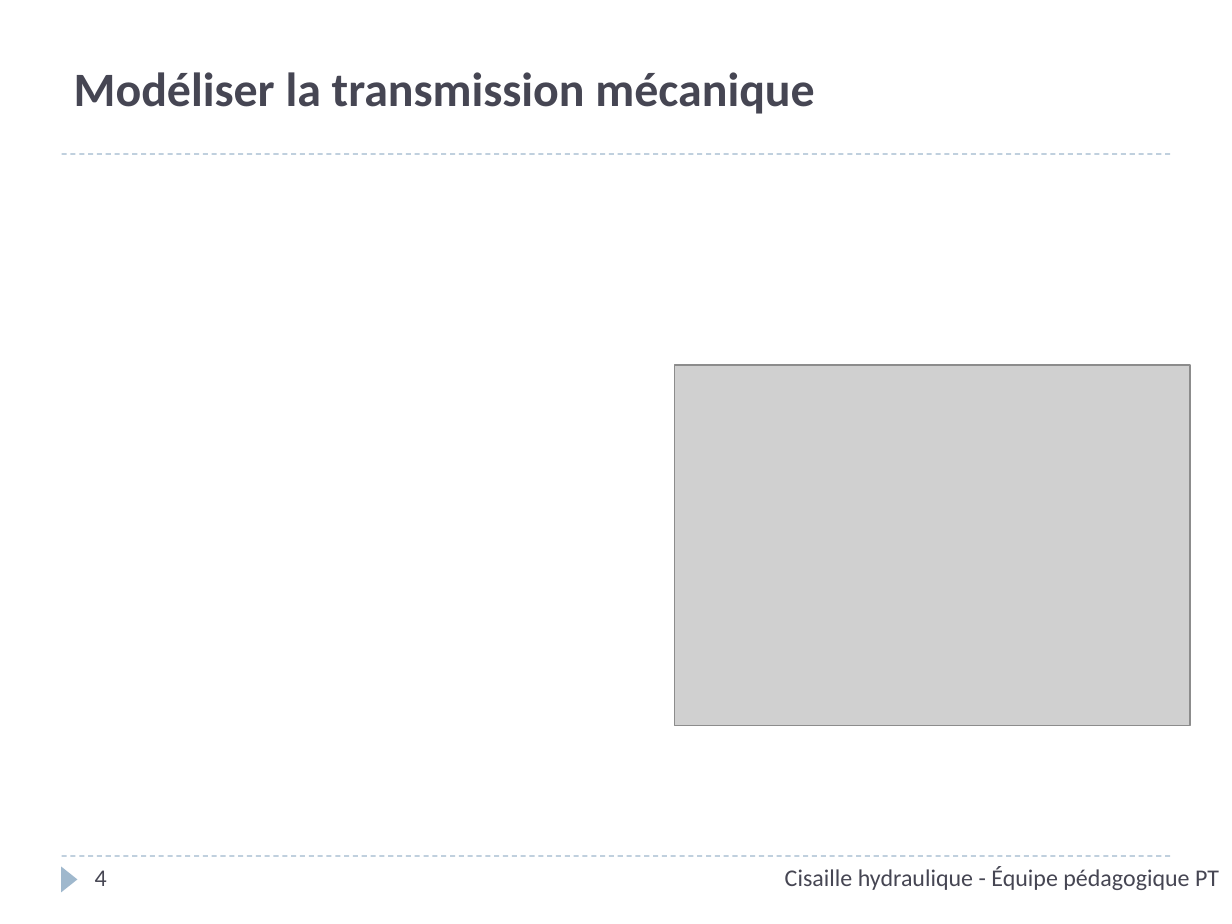
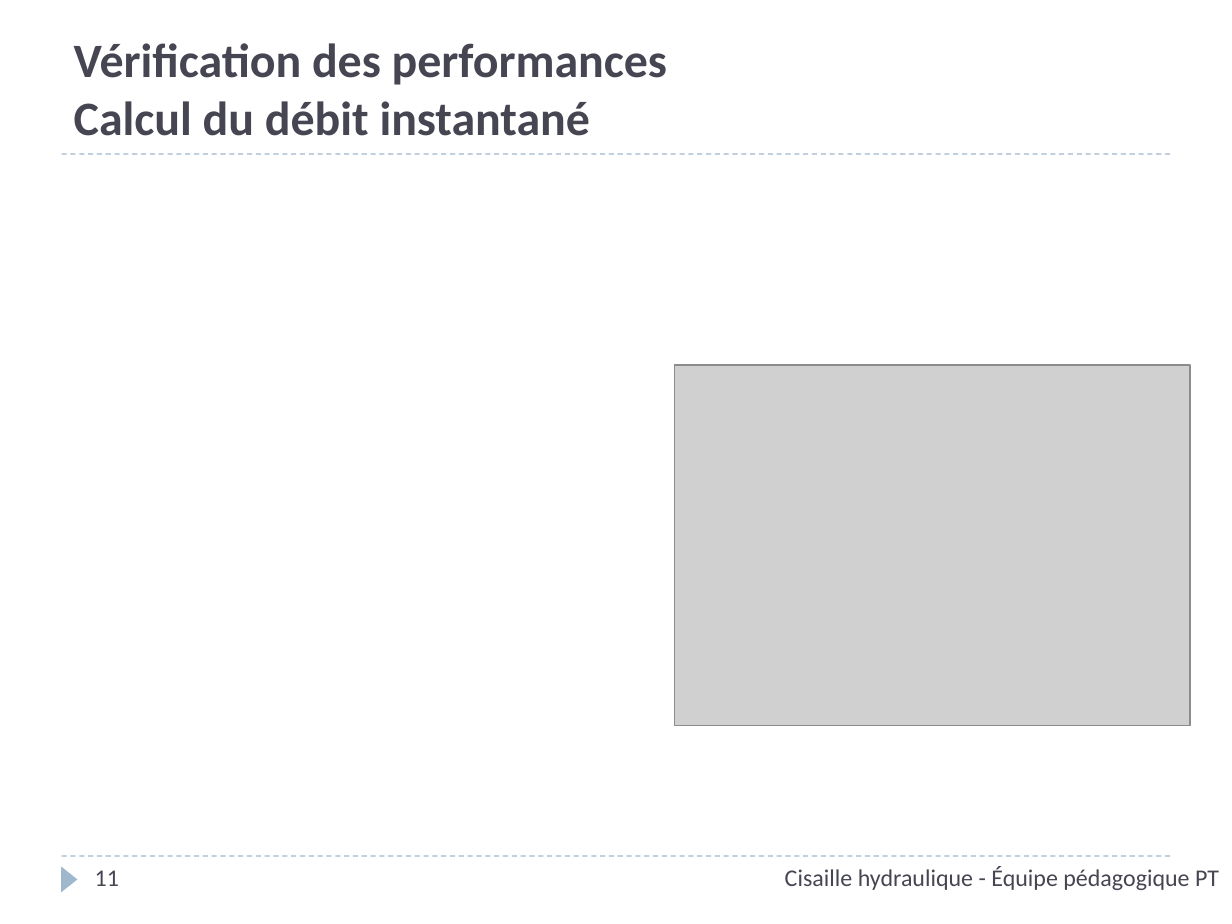
Before and after one commit to xpessoles/PT_Oraux, a slide deck: slide 11 of Interrogation_SII/03_Cisaille hydraulique/ServoMoteur_CommandeVanne_Corrige.pptx (slide 4 before the commit). Drawn at 1232x924 pixels with LibreOffice and Linux fonts; fonts in the diff are those of the drawing; grey boxes stand for pictures; background and template pictures are left out. Boxes give left, top, right and bottom in pixels: in the first picture for what was removed or moved away, otherwise in the second. Text is boxed around its words. In the diff, an @@ line names an element or a change of style, - is before the commit and + after.

```diff
--- a/Interrogation_SII/03_Cisaille hydraulique/ServoMoteur_CommandeVanne_Corrige.pptx
+++ b/Interrogation_SII/03_Cisaille hydraulique/ServoMoteur_CommandeVanne_Corrige.pptx
@@ title at bbox=[74, 43, 667, 136]: text changed @@
-Modéliser la transmission mécanique
+Vérification des performances
+Calcul du débit instantané
@@ page number at bbox=[95, 870, 119, 886]: text changed @@
-4
+11
```
Also in this commit, not shown: 5 other slides changed, 7 slides added, 2 other files.
